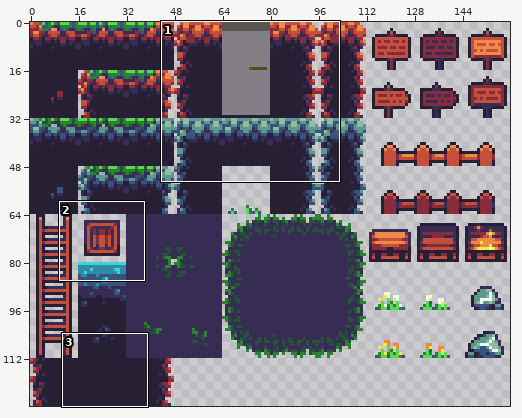
Sprite sheet, stored at assets/forrest/tiles.png. Above: a wide view before the commit, with the close-up outlined.
Close-up. Old version:
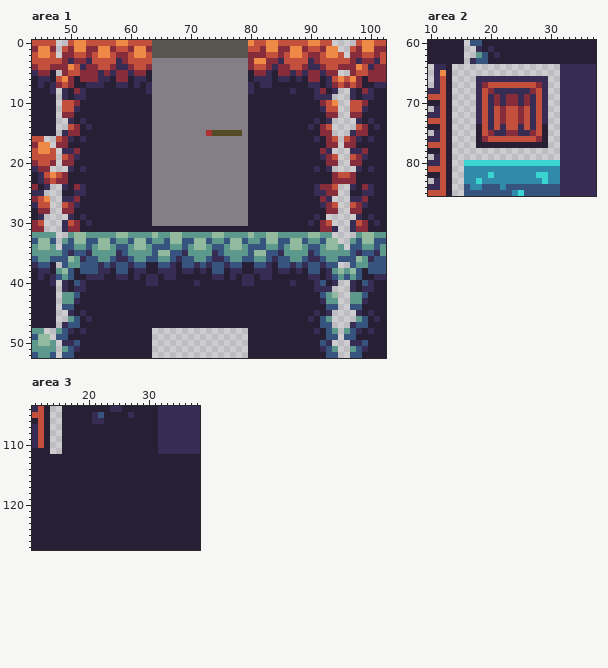
The file is 160x128 pixels. Colours within 5 levels of each other are drawn and written as one. Shown: area 1: x 44..102, y 0..52; area 2: x 10..37, y 60..85; area 3: x 11..38, y 104..127.
The result:
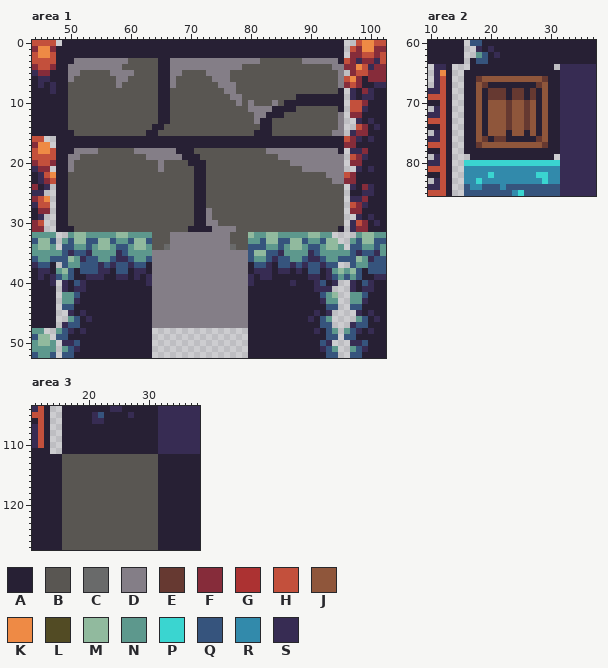
Palette (. is transparent): A #272034  B #595652  C #696a6a  D #847e87  E #663931  F #862c3a  G #ac3232  H #c3503c  J #8f563b  K #ee8a45  L #524b24  M #91ba9e  N #5d988d  P #3ad5d0  Q #36547d  R #328aab  S #372c53
Diff:
Changed rows in their new state; - is an unchanged pixel.
Area 1:
first column x 48:
 0 -AAAAAAAAAAAAAAAAAAAAAAAAAAAAAAAAAAAAAAAAAAAAAAA
 1 AAAAAAAAAAAAAAAAAAAAAAAAAAAAAAAAAAAAAAAAAAAAAAAA
 2 AAAAAAAAAAAAAAAAAAAAAAAAAAAAAAAAAAAAAAAAAAAAAAAA
 3 AAADDDDDDDDDBBBBBAA-------------DDBBBBBBBDDDDDDA
 4 AADDDDDDDDDBBBBBBAA------------BBBBBBBBBBBBBBBDD
 5 AADDBBBBBDDDDBBBBAA--BBBB----BBBBBBBBBBBBBBBBBBD
 6 AADBBBBBBBDDBBBBBAA-BBBBBB---BBBBBBBBBBBBBBBBBBD
 7 AABBBBBBBBDBBBBBBAA-BBBBBBB---BBBBBBBBBBBBBBBBBD
 8 AABBBBBBBBBBBBBBBAABBBBBBBBB--BBBBBBBBBBBBBBBBBA
 9 AABBBBBBBBBBBBBBBAABBBBBBBBBB--BBBBBBBBB---AAAAA
10 AABBBBBBBBBBBBBBBAABBBBBBBBBBB-BDBBBDB------AAAA
11 AABBBBBBBBBBBBBBBAABBBBBBBBBBBBBDDDD----BBBBBBBA
12 AABBBBBBBBBBBBBBBAABBBBBBBBBBBBBBDD---BBBBBBBBBD
13 AABBBBBBBBBBBBBBBAABBBBBBBBBBBBBBD--BBBBBBBBBBBD
14 AABBBBBBBBBBBBBBAABBBBBBBBBBBBBBBB--BBBBBBBBBBBD
15 AAABBBBBBBBBBBB-ABBBBBBBBBBBBBBBB---BBBBBBBBBBDD
16 AAA-A-----------AAAAAAAAAAAAAAAA-----------A-AAA
17 AA--------------AAAAAAAAAAAAAAAA-------------AAA
18 AAADDDDBBBBBBDDD----AAABBBBBBBBBBBBDDDDDDDDDDDDA
19 AADDBBBBBBBBBBBD-----AAABBBBBBBBBBBBBDDDDDDDDDDD
20 AADBBBBBBBBBBBBBB-BBBBAAABBBBBBBBBBBBBBDDDDDDDDD
21 AADBBBBBBBBBBBBBB-BBBBBAABBBBBBBBBBBBBBBBDDDDDDD
22 AABBBBBBBBBBBBBBBBBBBBBAABBBBBBBBBBBBBBBBBBBBDDD
23 AABBBBBBBBBBBBBBBBBBBBBAABBBBBBBBBBBBBBBBBBBBBDD
24 AABBBBBBBBBBBBBBBBBBBBBAABBBBBBBBBBBBBBBBBBBBBBB
25 A-BBBBBBBBBBBBBBBBBBBBBAABBBBBBBBBBBBBBBBBBBBBBB
26 AABBBBBBBBBBBBBBBBBBBBBAABBBBBBBBBBBBBBBBBBBBBBB
27 AABBBBBBBBBBBBBBBBBBBBBAABBBBBBBBBBBBBBBBBBBBBBB
28 AABBBBBBBBBBBBBBBBBBBBBAA-BBBBBBBBBBBBBBBBBBBBBB
29 AABBBBBBBBBBBBBBBBBBBBBAA-BBBBBBBBBBBBBBBBBBBBBB
30 AABBBBBBBBBBBBBBBBBBBBBAA--BBBBBBBBBBBBBBBBBBBBB
31 AAABBBBBBBBBBBBBBBBBBB----DDDDBBBBBBBBBBBBBBBBBA
32 ----------------BBBDDDDDDDDDDBBB----------------
33 ----------------BBBDDDDDDDDDDBBB----------------
34 ----------------BBCDDDDDDDDDDCBB----------------
35 ----------------DDDDDDDDDDDDDDDD----------------
36 ----------------DDDDDDDDDDDDDDDD----------------
37 ----------------DDDDDDDDDDDDDDDD----------------
38 ----------------DDDDDDDDDDDDDDDD----------------
39 ----------------DDDDDDDDDDDDDDDD----------------
40 ----------------DDDDDDDDDDDDDDDD----------------
41 ----------------DDDDDDDDDDDDDDDD----------------
42 ----------------DDDDDDDDDDDDDDDD----------------
43 ----------------DDDDDDDDDDDDDDDD----------------
44 ----------------DDDDDDDDDDDDDDDD----------------
45 ----------------DDDDDDDDDDDDDDDD----------------
46 ----------------DDDDDDDDDDDDDDDD----------------
47 ----------------DDDDDDDDDDDDDDDD----------------
Area 2:
first column x 16:
63 -A--------------
64 -AAAAAAAAAAAAAA-
65 AAAAAAAAAAAAAAAA
66 AAEJJJJJJJJJJEAA
67 AAJEAAAAAAAAEJAA
68 AAJAEEEAEEAEAJAA
69 AAJAEEEAEEAEAJAA
70 AAJAJJJEJJEJAJAA
71 AAJAJJJEJJEJAJAA
72 AAJAJJJEJJEJAJAA
73 AAJAJJJEJJEJAJAA
74 AAJAJJJEJJEJAJAA
75 AAJAJJJAJJAJAJAA
76 AAJEAEEAAAAAEJAA
77 AAEJJJJJJJJJJEAA
78 AAAAAAAAAAAAAAAA
79 -AAAAAAAAAAAAAA-
Area 3:
first column x 16:
112 BBBBBBBBBBBBBBBB
113 BBBBBBBBBBBBBBBB
114 BBBBBBBBBBBBBBBB
115 BBBBBBBBBBBBBBBB
116 BBBBBBBBBBBBBBBB
117 BBBBBBBBBBBBBBBB
118 BBBBBBBBBBBBBBBB
119 BBBBBBBBBBBBBBBB
120 BBBBBBBBBBBBBBBB
121 BBBBBBBBBBBBBBBB
122 BBBBBBBBBBBBBBBB
123 BBBBBBBBBBBBBBBB
124 BBBBBBBBBBBBBBBB
125 BBBBBBBBBBBBBBBB
126 BBBBBBBBBBBBBBBB
127 BBBBBBBBBBBBBBBB
